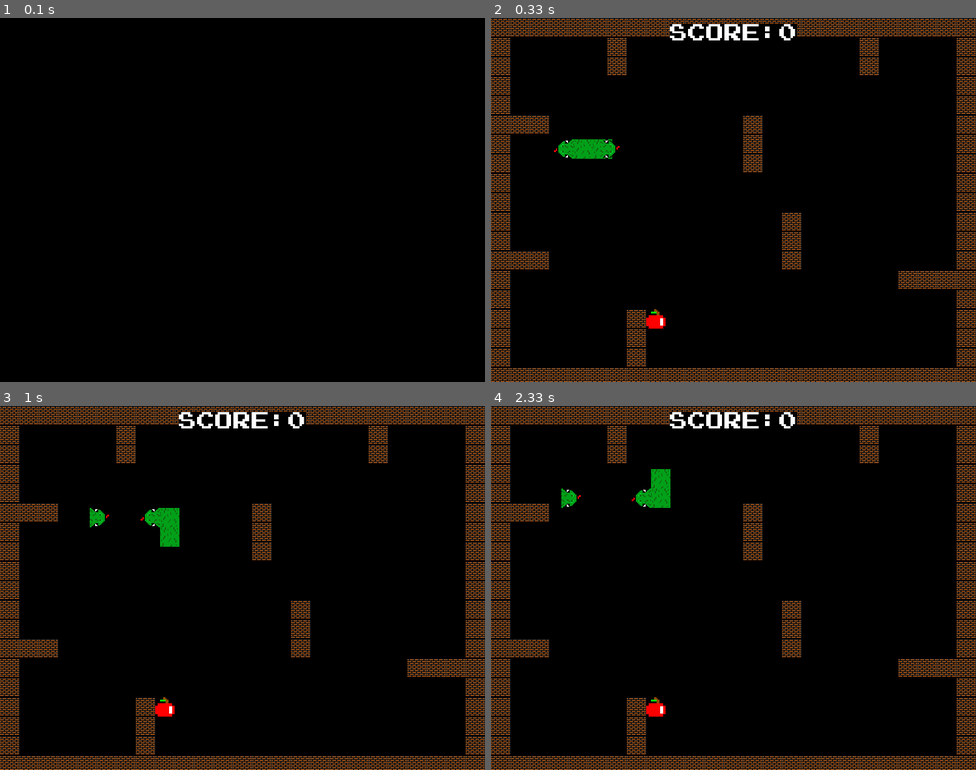
Above: before the commit, frames 1-4 (two rows, left to right).
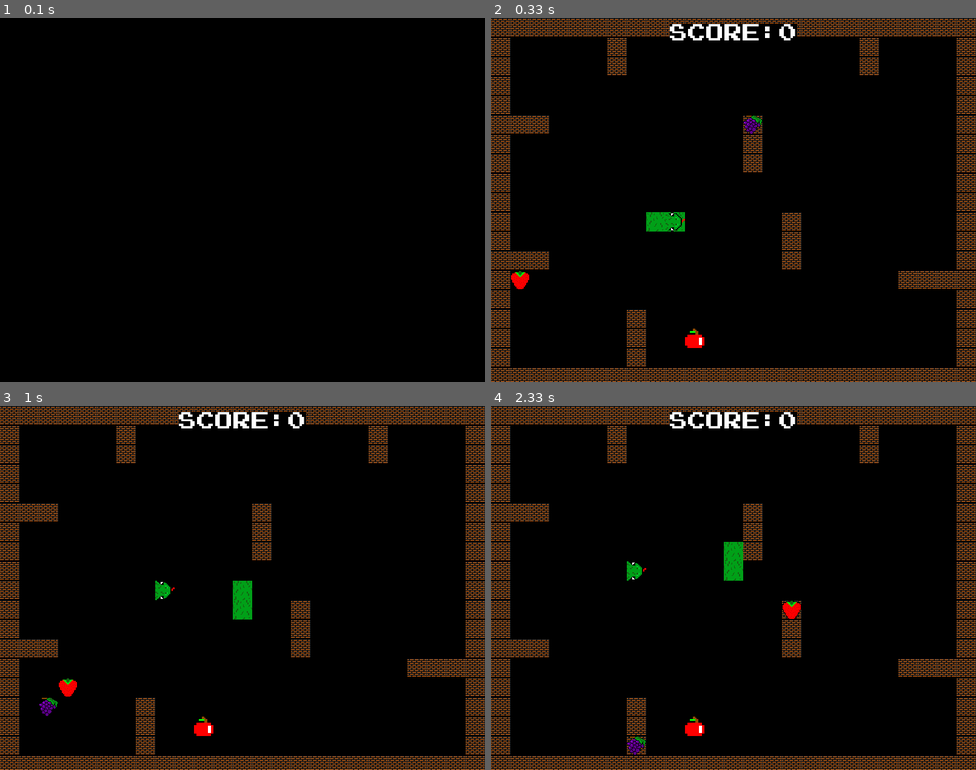
Above: after the commit, the same moments.

Repository: LUDUSLab/stem-games
Game: pygame game, started from ronald.boadana/snakepro/main.py
The game is run twice, just before and just after one commit, with the same random seed, the same clock (stepped at 60 frames per second) and the same inputs.
Inputs:
- Up to frame 1 (0.1 s): no input
- Up to frame 2 (0.33 s): no input
- Up to frame 3 (1 s): hold D 0.33-0.8 s; hold W from 0.83 s (still down)
- Up to frame 4 (2.33 s): release W at 1.13 s; hold D 1.17-1.63 s; hold A 1.67-2.2 s; hold S from 2.23 s (still down)

Frame 1 is identical in both runs. In frame 2, 1.5% of the frame differs, in the area x 4-56%, y 26-91%; in frame 3, 1.7%; in frame 4, 1.8%, in the area x 14-64%, y 17-96%.

Commit message:
improvements when the snake eats the fruit

Diff:
--- a/ronald.boadana/snakepro/fruit.py
+++ b/ronald.boadana/snakepro/fruit.py
@@ -2,12 +2,12 @@
 from config import *
 
 apple = pygame.image.load('../snakepro/assets/ronald.boadana_apple.png')
-apple_pos = ((random.randint(60, 560) // 32 * 32), (random.randint(60, 560) // 32 * 32))
+apple_pos = ((random.randint(32, 726) // 32 * 32), (random.randint(64, 576) // 32 * 32))
 
 
 def apple_randomness_movement():
-    apple_x = (random.randint(60, 560) // 32 * 32)
-    apple_y = (random.randint(60, 560) // 32 * 32)
+    apple_x = (random.randint(32, 726) // 32 * 32)
+    apple_y = (random.randint(64, 576) // 32 * 32)
     return apple_x, apple_y
 
 
@@ -16,8 +16,8 @@
 
 
 def grape_randomness_movement():
-    grape_x = (random.randint(60, 560) // 10 * 10)
-    grape_y = (random.randint(60, 560) // 10 * 10)
+    grape_x = (random.randint(32, 726) // 32 * 32)
+    grape_y = (random.randint(64, 576) // 32 * 32)
     return grape_x, grape_y
 
 
@@ -26,6 +26,6 @@
 
 
 def strawberry_randomness_movement():
-    strawberry_x = (random.randint(60, 560) // 10 * 10)
-    strawberry_y = (random.randint(60, 560) // 10 * 10)
+    strawberry_x = (random.randint(32, 726) // 32 * 32)
+    strawberry_y = (random.randint(64, 576) // 32 * 32)
     return strawberry_x, strawberry_y
--- a/ronald.boadana/snakepro/game.py
+++ b/ronald.boadana/snakepro/game.py
@@ -31,10 +31,10 @@
 
 
 # looping to make the key pressed move the snake
-UP = 0
-RIGHT = 1
-DOWN = 2
-LEFT = 3
+UP = 32
+RIGHT = 33
+DOWN = 34
+LEFT = 35
 direction = LEFT
 
 
@@ -44,7 +44,7 @@
     game_clock = pygame.time.Clock()
     while game_on:
         game_clock.tick(8)
-        snake_head_pos = (snake[0][0] + 20, snake[0][1])
+        snake_head_pos = (snake[0][0] + 32, snake[0][1])
         for event in pygame.event.get():
             if event.type == pygame.QUIT:
                 game_on = False
@@ -74,31 +74,30 @@
             snake.append((800, 600))
             player_score += 1
 
-        if random.randrange(500) == 1:
-            grape_pos = ((random.randint(60, 560) // 10 * 10), (random.randint(60, 560) // 10 * 10))
-            if snake_head_pos == grape_pos:
-                grape_pos = grape_randomness_movement()
-                eating_fruit_sound.play()
-                snake.append((800, 600))
-                player_score += 3
+        # if random.randrange(500) == 1:
+        grape_pos = ((random.randint(32, 726) // 32 * 32), (random.randint(64, 576) // 32 * 32))
+        if snake_head_pos == grape_pos:
+            grape_pos = grape_randomness_movement()
+            eating_fruit_sound.play()
+            snake.append((800, 600))
+            player_score += 3
 
-        if random.randrange(100) == 1:
-            strawberry_pos = ((random.randint(60, 560) // 10 * 10), (random.randint(60, 560) // 10 * 10))
-            if snake_head_pos == strawberry_pos:
-                strawberry_pos = strawberry_randomness_movement()
-                eating_fruit_sound.play()
-                snake.append((800, 600))
-                player_score += 2
-        print(snake_head_pos)
+        # if random.randrange(100) == 1:
+        strawberry_pos = ((random.randint(32, 726) // 32 * 32), (random.randint(64, 576) // 32 * 32))
+        if snake_head_pos == strawberry_pos:
+            strawberry_pos = strawberry_randomness_movement()
+            eating_fruit_sound.play()
+            snake.append((800, 600))
+            player_score += 2
 
         # updating score
         score_text = score_font.render('SCORE:' + str(player_score), True, color_white, color_black)
-        snake_head_pos = (snake[0][1] - 20, snake[0][1])
+        snake_head_pos = (snake[0][1] - 32, snake[0][1])
 
         for i in range(len(snake) - 1, 0, -1):
             snake[i] = (snake[i - 1][0], snake[i - 1][1])
         # defeat condition
-        if (snake[0][0] < 0) or (snake[0][1] < 40) or (snake[0][0] > 770) or (snake[0][1] > 770):
+        if (snake[0][0] < 0) or (snake[0][1] < 32) or (snake[0][0] > 768) or (snake[0][1] > 576):
             game_over()
         # victory condition
         elif player_score == 10:
--- a/ronald.boadana/snakepro/snake.py
+++ b/ronald.boadana/snakepro/snake.py
@@ -2,20 +2,20 @@
 from config import *
 from game import *
 
-
-snake = [(200, 200), (232, 200), (264, 200)]
+eating_fruit_sound = pygame.mixer.Sound('../snake/assets/eating-apple-sound.wav')
+snake = [(320, 320), (352, 320), (384, 320)]
 snake_head = pygame.image.load('../snakepro/assets/ronald.boadana_snakehead-right.png')
 snake_body = pygame.image.load('../snakepro/assets/ronald.boadana_snakebody.png')
 
-UP = 0
-RIGHT = 1
-DOWN = 2
-LEFT = 3
+UP = 32
+RIGHT = 33
+DOWN = 34
+LEFT = 35
 direction = LEFT
 
 
 def body_snake_move():
-    global snake, snake_head, snake_body, direction, snake_head_pos
+    global snake, snake_head, snake_body, direction, snake_head_pos, apple_pos, player_score, grape_pos, strawberry_pos, eating_fruit_sound
     if direction == UP:
         snake_head_pos = (snake[0][0], snake[0][1] - 32)
         snake_head = pygame.image.load('../snakepro/assets/ronald.boadana_snakehead-up.png')
@@ -24,15 +24,11 @@
     if direction == DOWN:
         snake_head_pos = (snake[0][0], snake[0][1] + 32)
         snake_head = pygame.image.load('../snakepro/assets/ronald.boadana_snakehead-down.png')
-        screen.blit(snake_head, snake_head_pos)
 
     if direction == RIGHT:
         snake_head_pos = (snake[0][0] + 32, snake[0][1])
         snake_head = pygame.image.load('../snakepro/assets/ronald.boadana_snakehead-right.png')
-        screen.blit(snake_head, snake_head_pos)
 
     if direction == LEFT:
         snake_head_pos = (snake[0][0] - 32, snake[0][1])
         snake_head = pygame.image.load('../snakepro/assets/ronald.boadana_snakehead-left.png')
-        screen.blit(snake_head, snake_head_pos)
-    return direction
